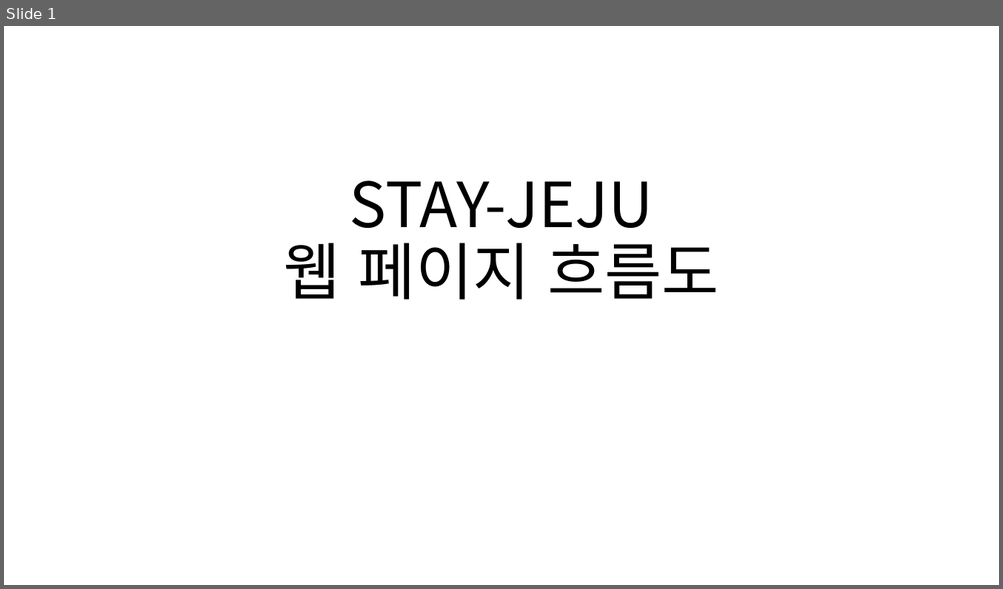
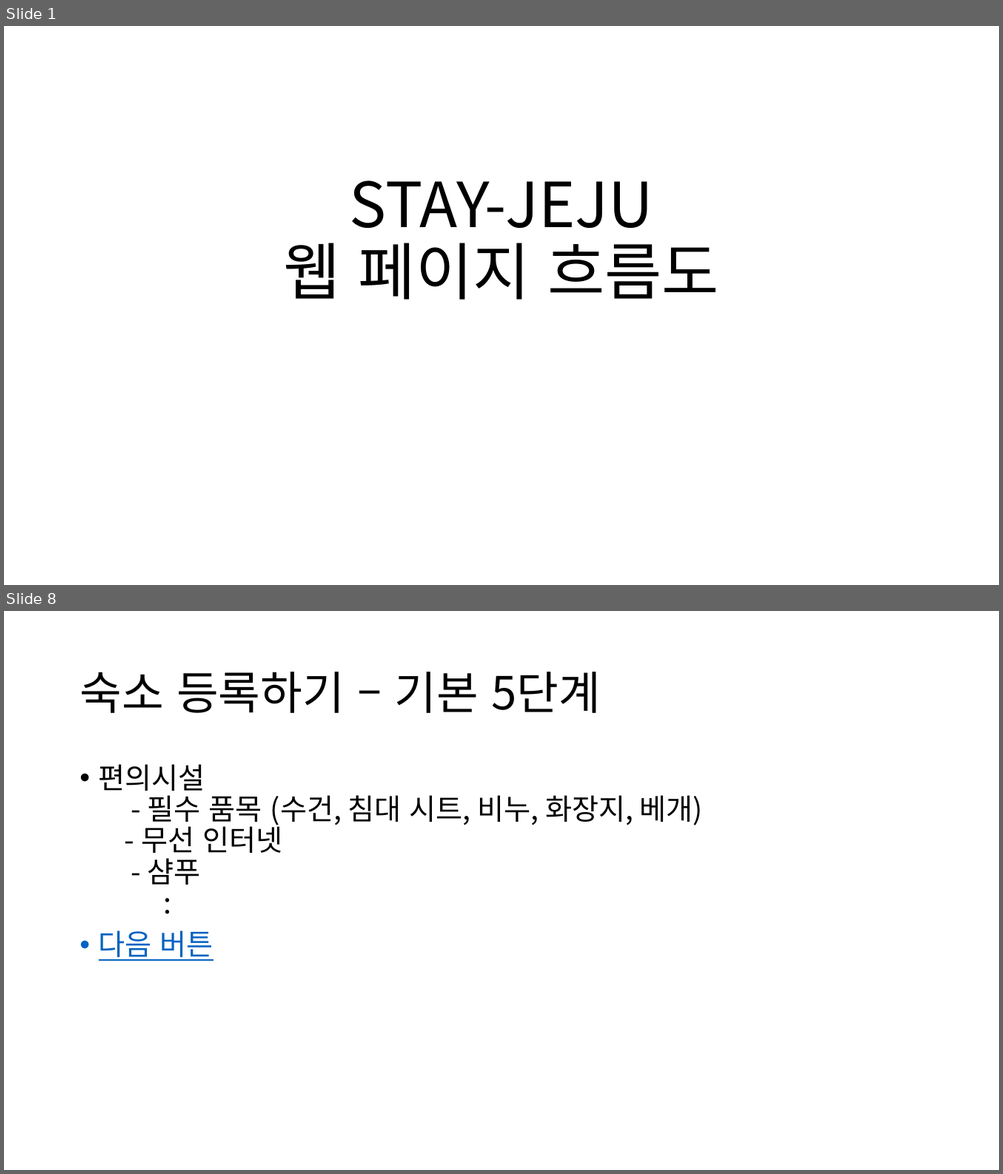
Before and after one commit to chyoojun/stay-jeju, a slide deck: doc/웹 페이지 흐름도.pptx. Shown one above the other, each under a label of ours: slide 1 before the commit, slides 1 and 8 after it; the slides between them are not shown. The pictures are 1003x589 and 1003x1174 pixels, drawn with LibreOffice and Linux fonts; fonts in the diff are those of the drawing. Boxes give left, top, right and bottom in pixels: in the first picture for what was removed or moved away, otherwise in the second. Text is boxed around its words. In the diff, an @@ line names an element or a change of style, - is before the commit and + after.

```diff
--- a/doc/웹 페이지 흐름도.pptx
+++ b/doc/웹 페이지 흐름도.pptx
@@ slide 8 added at (4, 611, 999, 1170), background #FFFFFF @@
@@ title added at (79, 672, 600, 713), 44 pt, text #000000 @@
+숙소 등록하기 – 기본 5단계
@@ text added at (99, 764, 703, 961), 28 pt, text #000000 @@
+• 편의시설
+  - 필수 품목 (수건, 침대 시트, 비누, 화장지, 베개)
+  - 무선 인터넷
+  - 샴푸
+  :
+• 다음 버튼
```
Also in this commit, not shown: 14 other slides added, 1 slide removed.
